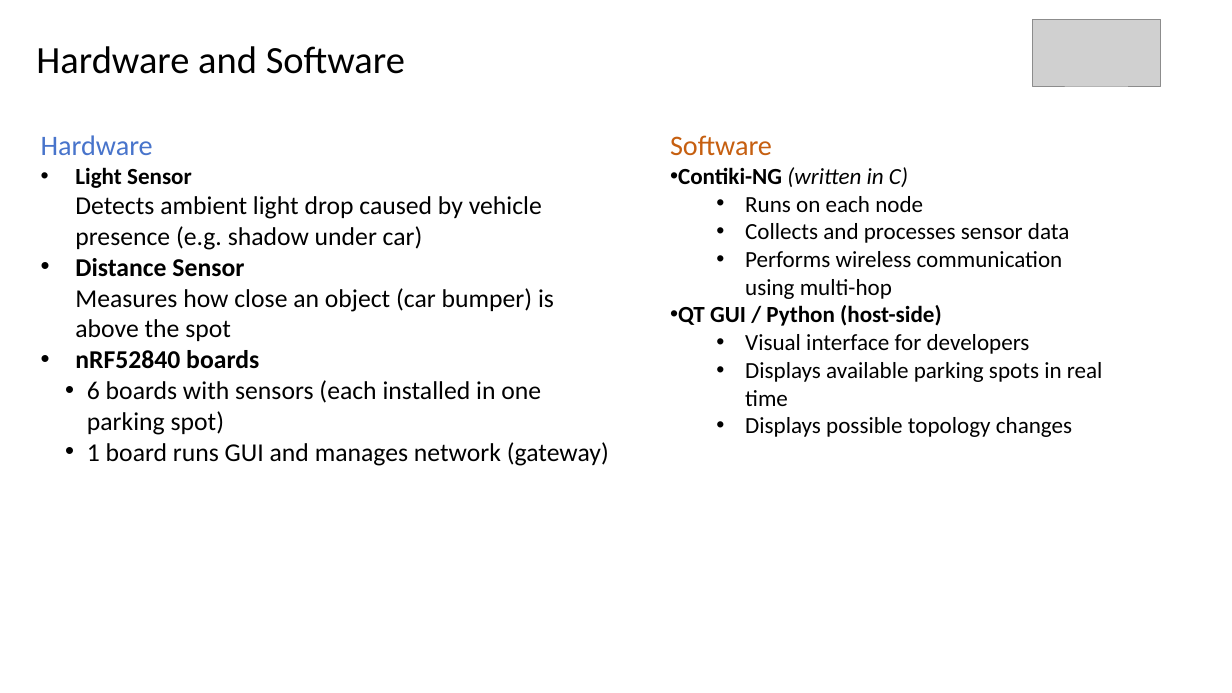
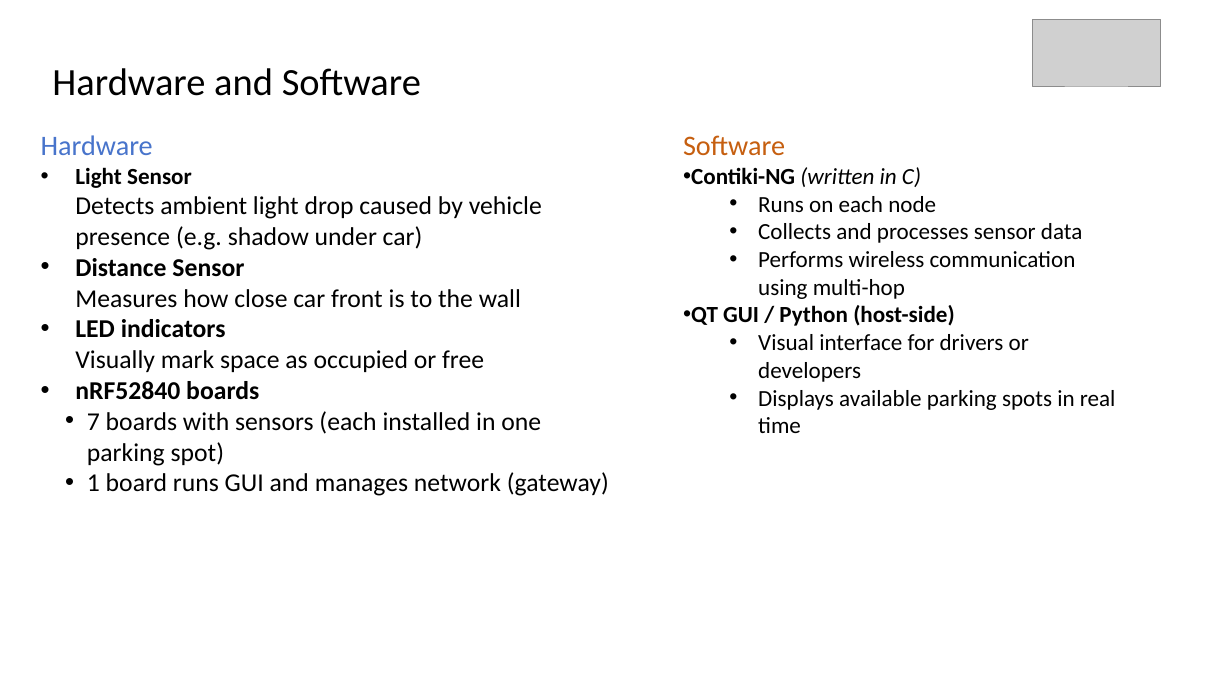
Before and after one commit to Codaxx/WSN_Lab_2025, a slide deck: slide 3 of wsnlab-ss25-final-group2.pptx. Drawn at 1232x693 pixels with LibreOffice and Linux fonts; fonts in the diff are those of the drawing; grey boxes stand for pictures. Boxes give left, top, right and bottom in pixels: in the first picture for what was removed or moved away, otherwise in the second. Text is boxed around its words. In the diff, an @@ line names an element or a change of style, - is before the commit and + after.

```diff
--- a/wsnlab-ss25-final-group2.pptx
+++ b/wsnlab-ss25-final-group2.pptx
@@ text "Hardware and Software" moved from (x1=36, y1=46, x2=405, y2=74) to (x1=52, y1=68, x2=421, y2=96) @@
@@ text "Software" moved from (x1=670, y1=135, x2=1103, y2=437) to (x1=683, y1=135, x2=1116, y2=433) @@
@@ text at (x1=75, y1=258, x2=521, y2=372): text changed @@
-• Distance Sensor
-  Measures how close an object (car bumper) is above the spot
+• Distance Sensor
+  Measures how close car front is to the wall
+• LED indicators
+  Visually mark space as occupied or free
@@ text at (x1=758, y1=334, x2=1029, y2=382): text changed @@
-  • Visual interface for developers
+  • Visual interface for drivers or developers
@@ text at (x1=87, y1=411, x2=541, y2=466): text changed @@
-  • 6 boards with sensors (each installed in one parking spot)
+  • 7 boards with sensors (each installed in one parking spot)
@@ text at (x1=745, y1=417, x2=1072, y2=437): paragraph removed @@
-  • Displays possible topology changes
```
Also in this commit, not shown: 2 other slides changed, 4 slides added, 3 slides removed, 1 other file.
